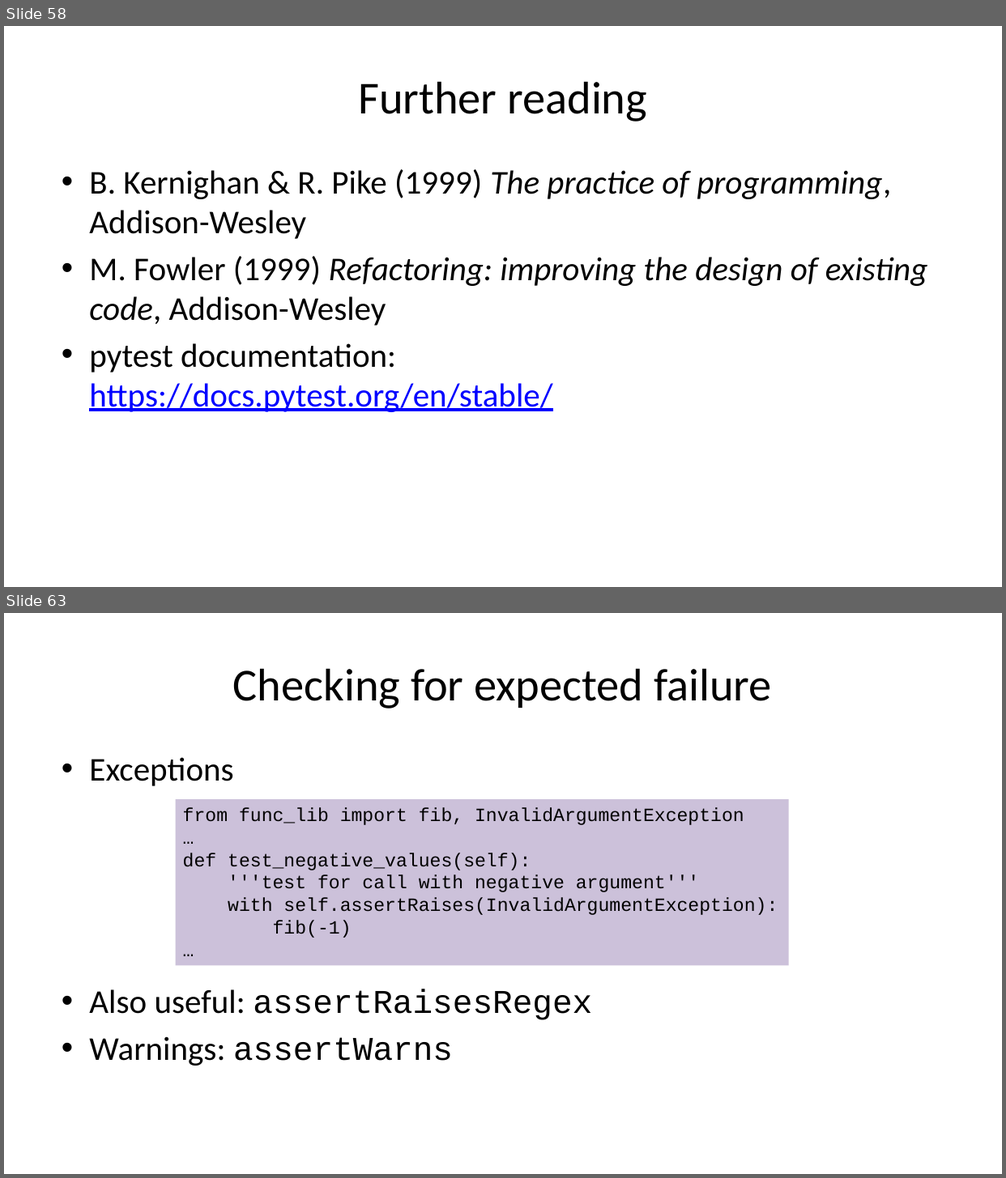
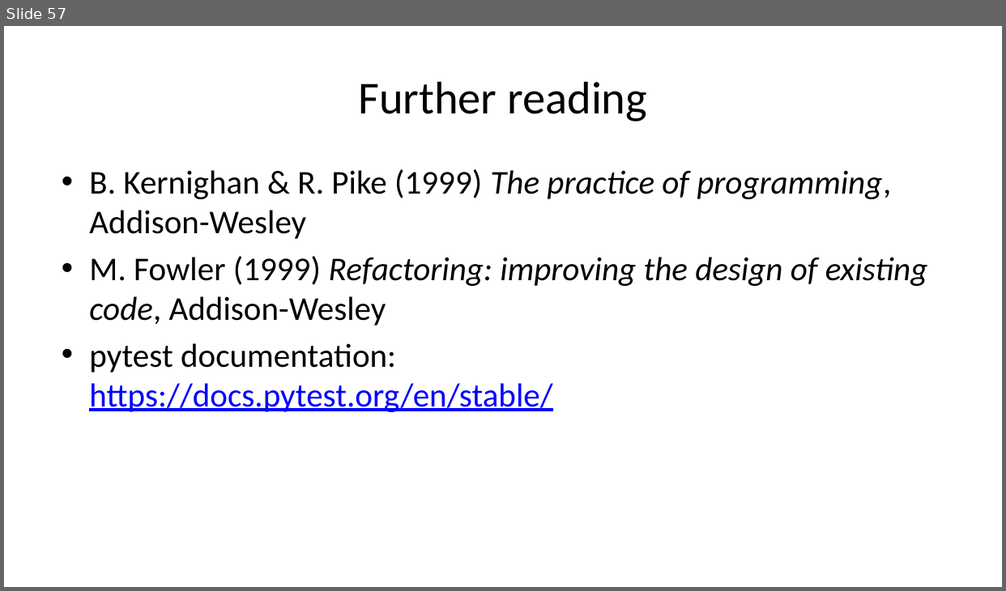
Before and after one commit to gjbex/Python-software-engineering, a slide deck: python_software_engineering.pptx. Shown one above the other, each under a label of ours: slides 58 and 63 before the commit, slide 57 after it; the slides between them are not shown. The pictures are 1006x1178 and 1006x591 pixels, drawn with LibreOffice and Linux fonts; fonts in the diff are those of the drawing. Boxes give left, top, right and bottom in pixels: in the first picture for what was removed or moved away, otherwise in the second. Text is boxed around its words. In the diff, an @@ line names an element or a change of style, - is before the commit and + after.

```diff
--- a/python_software_engineering.pptx
+++ b/python_software_engineering.pptx
@@ slide 63 removed at box(4, 613, 1002, 1174), background #FFFFFF @@
@@ title removed at box(233, 668, 772, 709) @@
-Checking for expected failure
@@ text removed at box(89, 757, 592, 1066) @@
-• Exceptions
-• Also useful: assertRaisesRegex
-• Warnings: assertWarns
@@ rectangle removed at box(176, 799, 789, 965) @@
-from func_lib import fib, InvalidArgumentException
-…
-def test_negative_values(self):
-'''test for call with negative argument'''
-with self.assertRaises(InvalidArgumentException):
-fib(-1)
-…
@@ what was slide 58 is now slide 57 @@
```
Also in this commit, not shown: 1 slide changed, 16 other slides removed.
